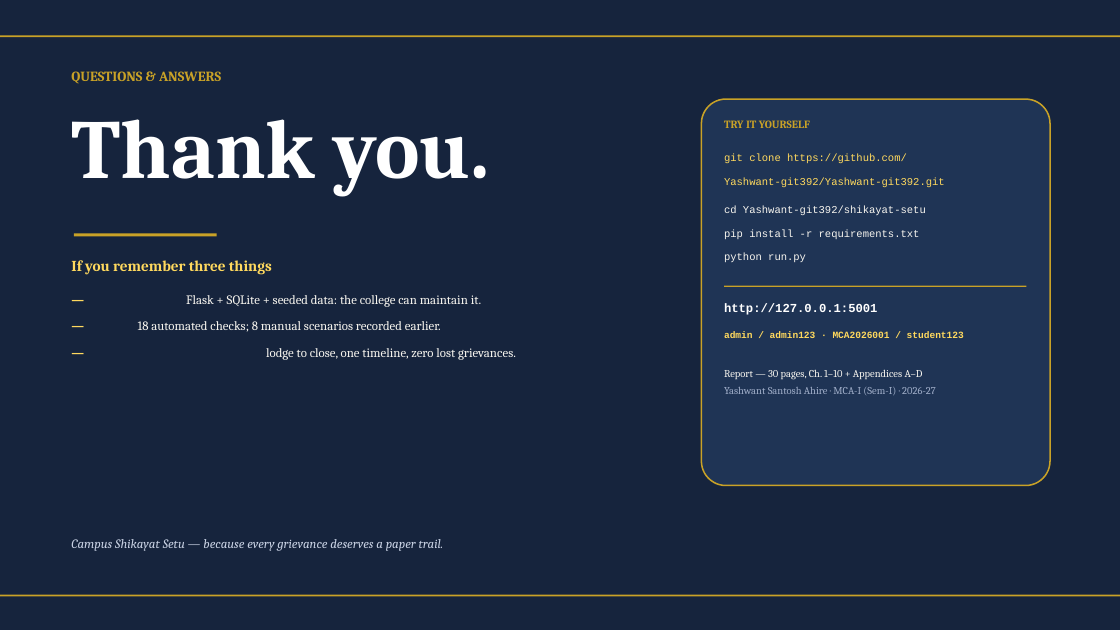
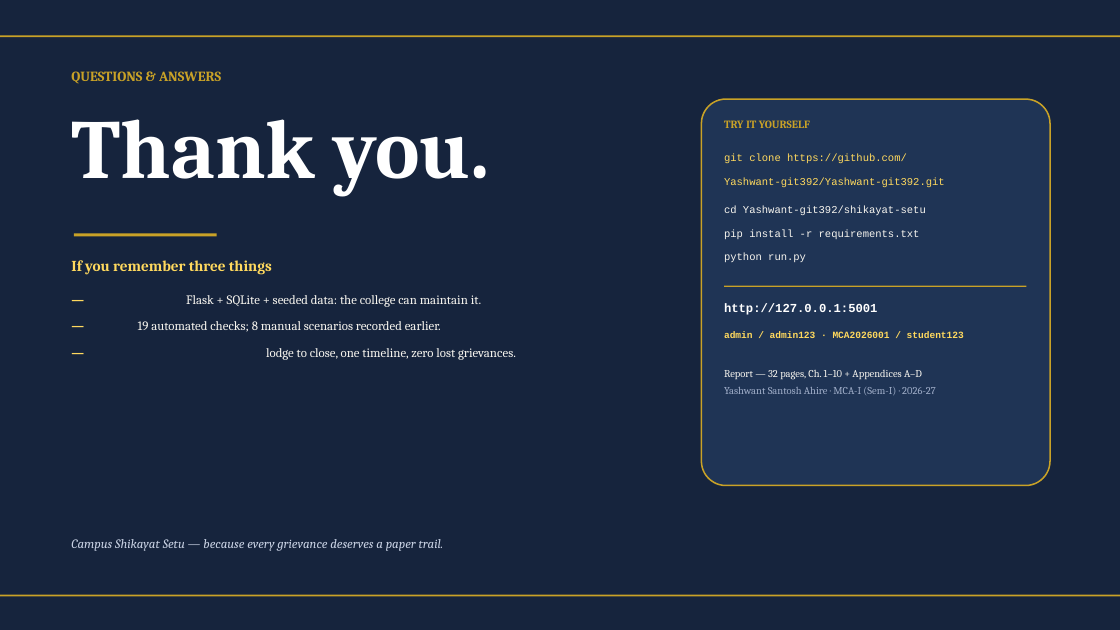
Before and after one commit to Yashwant-git392/Yashwant-git392, a slide deck: slide 16 of shikayat-setu/presentation/CampusShikayatSetu_MCA-Mini-Project_Review.pptx. Drawn at 1120x630 pixels with LibreOffice and Linux fonts; fonts in the diff are those of the drawing. Boxes give left, top, right and bottom in pixels: in the first picture for what was removed or moved away, otherwise in the second. Text is boxed around its words. In the diff, an @@ line names an element or a change of style, - is before the commit and + after.

```diff
--- a/shikayat-setu/presentation/CampusShikayatSetu_MCA-Mini-Project_Review.pptx
+++ b/shikayat-setu/presentation/CampusShikayatSetu_MCA-Mini-Project_Review.pptx
@@ text at [138, 321, 441, 332]: text changed @@
-— Tests — 18 automated checks; 8 manual scenarios recorded earlier.
+— Tests — 19 automated checks; 8 manual scenarios recorded earlier.
@@ text at [724, 370, 922, 380]: text changed @@
-Report — 30 pages, Ch. 1–10 + Appendices A–D
+Report — 32 pages, Ch. 1–10 + Appendices A–D
```
Also in this commit, not shown: 11 other slides changed, 23 other files.
